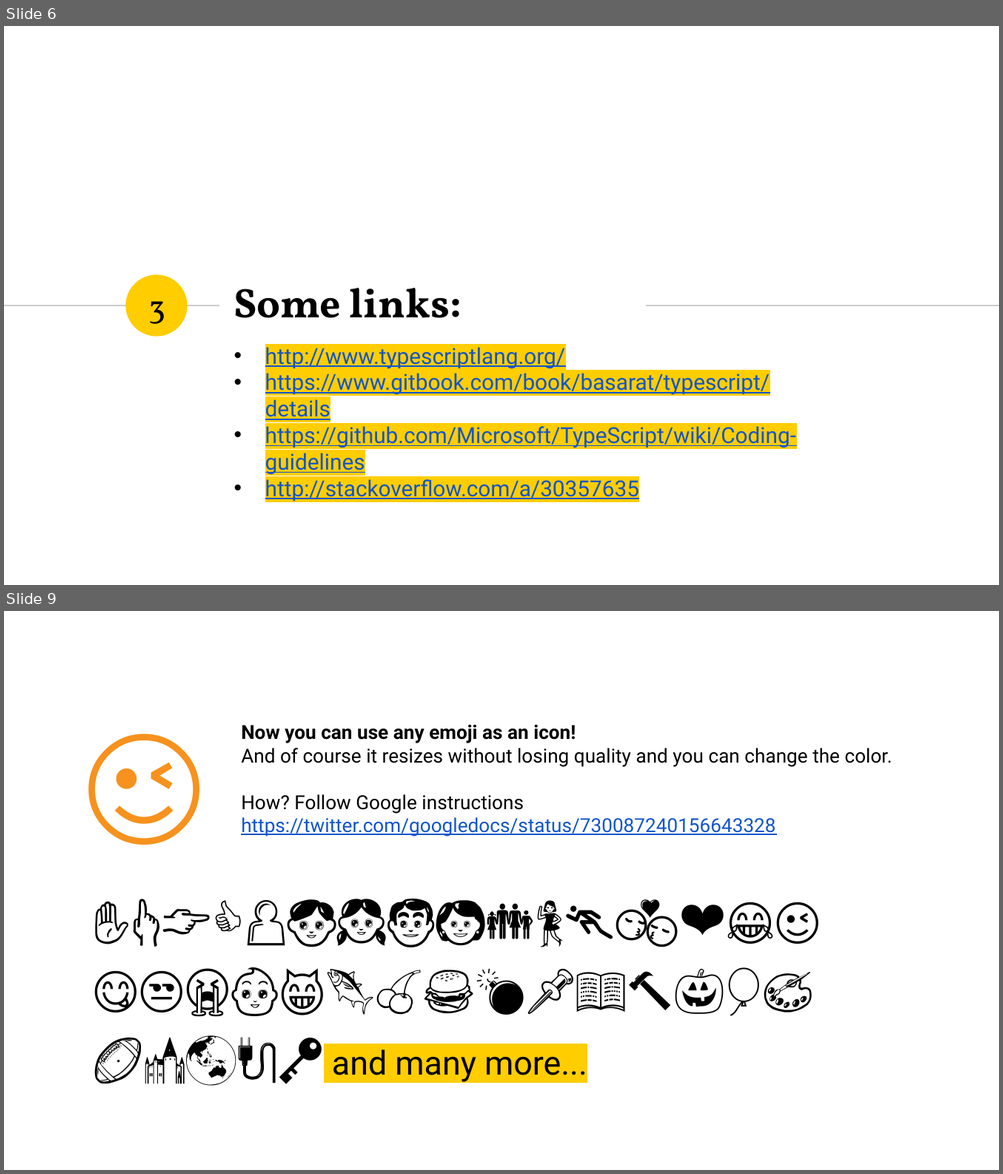
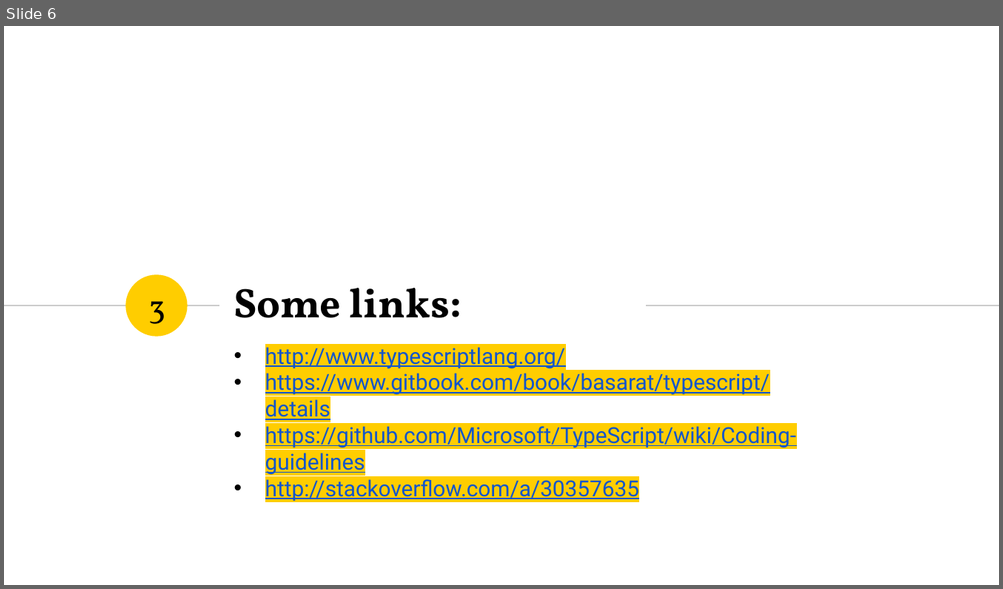
Before and after one commit to koldovsky/typescript-workshop, a slide deck: ts-workshop-slides.pptx. Shown one above the other, each under a label of ours: slides 6 and 9 before the commit, slide 6 after it; the slides between them are not shown. The pictures are 1003x1174 and 1003x589 pixels, drawn with LibreOffice and Linux fonts; fonts in the diff are those of the drawing. Boxes give left, top, right and bottom in pixels: in the first picture for what was removed or moved away, otherwise in the second. Text is boxed around its words. In the diff, an @@ line names an element or a change of style, - is before the commit and + after.

```diff
--- a/ts-workshop-slides.pptx
+++ b/ts-workshop-slides.pptx
@@ slide 9 removed at box(4, 611, 999, 1170), background #FFFFFF @@
@@ text removed at box(67, 704, 224, 846) @@
-😉
@@ text removed at box(241, 724, 892, 837) @@
-Now you can use any emoji as an icon!
-And of course it resizes without losing quality and you can change the color.
-How? Follow Google instructions https://twitter.com/googledocs/status/730087240156643328
@@ text removed at box(332, 1050, 587, 1082) @@
-✋👆👉👍👤👦👧👨👩👪💃🏃💑❤😂😉😋😒😭👶😸🐟🍒🍔💣📌📖🔨🎃🎈🎨🏈🏰🌏🔌🔑 and many more...
```
Also in this commit, not shown: 3 slides changed, 1 other slide removed, 2 other files.
